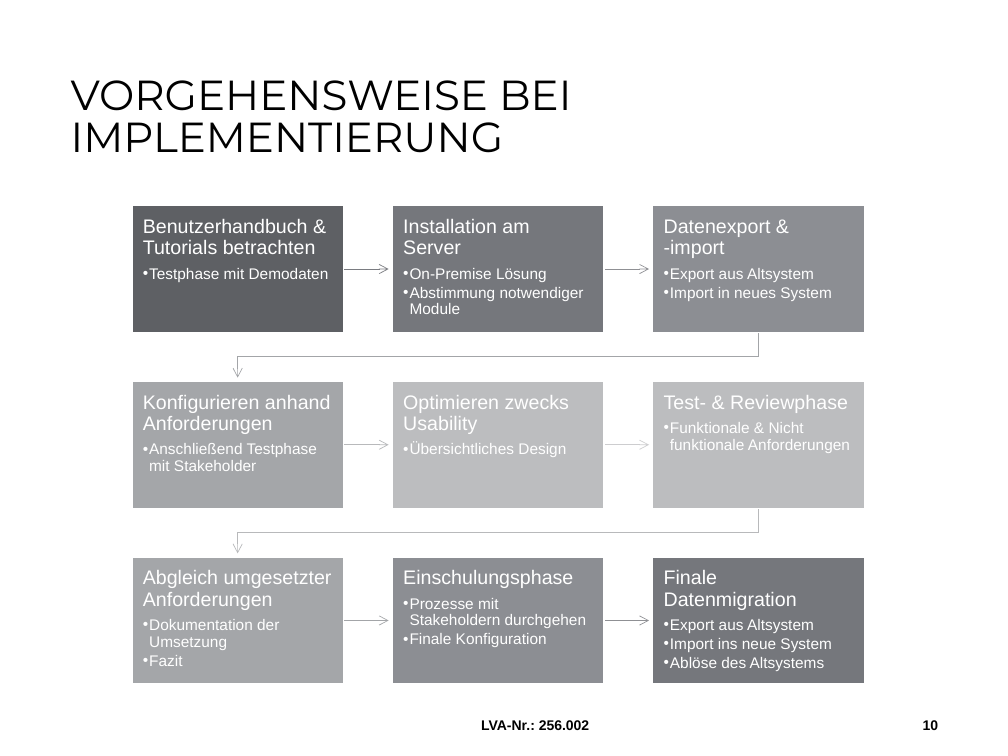
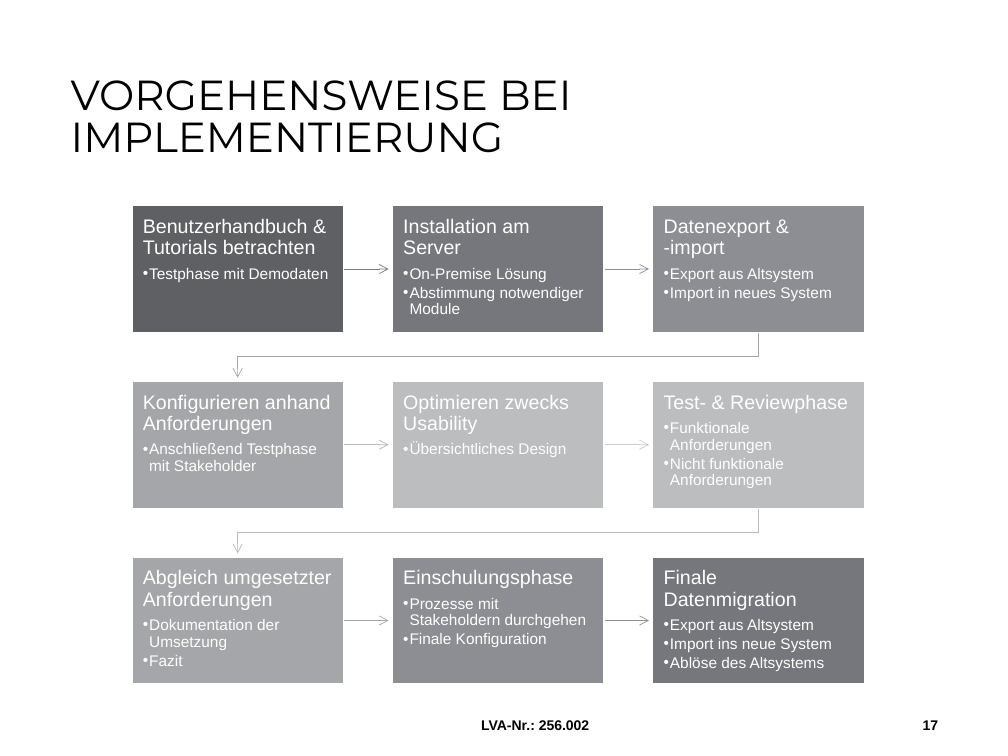
Before and after one commit to MilosTomic123/IT_Projekt_SS19, a slide deck: slide 17 of Arbeitsdokumente/190522_Workshop.pptx (slide 10 before the commit). Drawn at 1008x756 pixels with LibreOffice and Linux fonts; fonts in the diff are those of the drawing; background and template pictures are left out. Boxes give left, top, right and bottom in pixels: in the first picture for what was removed or moved away, otherwise in the second. Text is boxed around its words. In the diff, an @@ line names an element or a change of style, - is before the commit and + after.

```diff
--- a/Arbeitsdokumente/190522_Workshop.pptx
+++ b/Arbeitsdokumente/190522_Workshop.pptx
@@ text at (x1=664, y1=422, x2=784, y2=488): text changed @@
-  • Funktionale & Nicht funktionale Anforderungen
+  • Funktionale Anforderungen
+  • Nicht funktionale Anforderungen
@@ page number at (x1=923, y1=720, x2=939, y2=730): text changed @@
-10
+17
```
Also in this commit, not shown: 3 other slides changed, 7 slides added, 1 other file.
